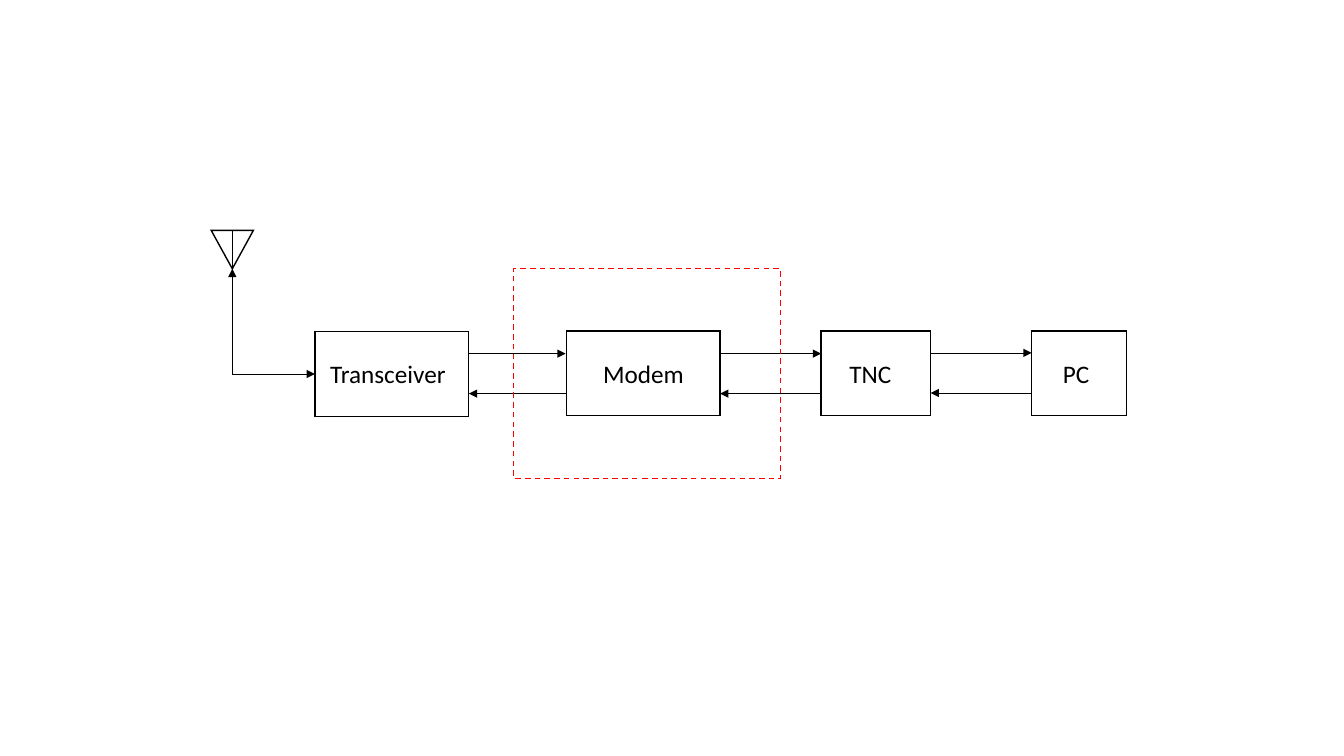
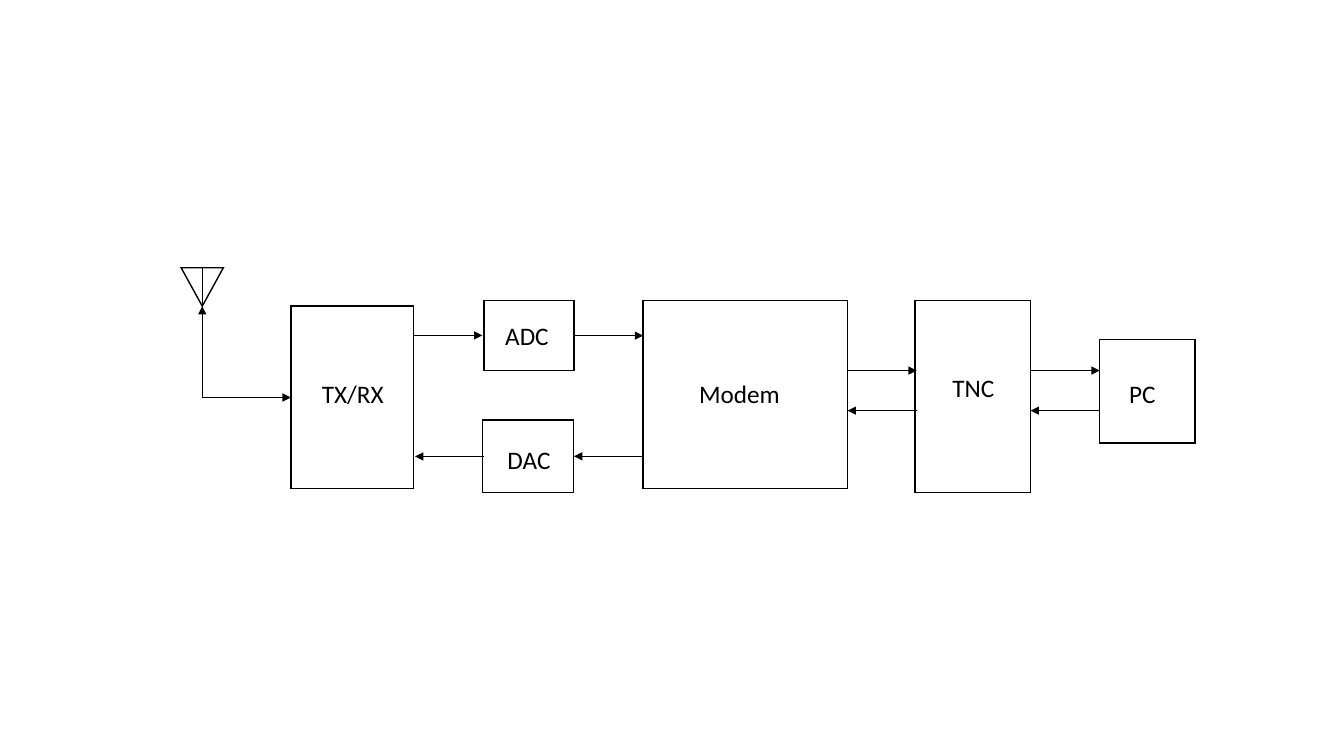
Before and after one commit to RadioInnovators/SD, a slide deck: slide 1 of Documents/Design Document/Design Document Figures.pptm. Drawn at 1344x756 pixels with LibreOffice and Linux fonts; fonts in the diff are those of the drawing. Boxes give left, top, right and bottom in pixels: in the first picture for what was removed or moved away, otherwise in the second. Text is boxed around its words. In the diff, an @@ line names an element or a change of style, - is before the commit and + after.

```diff
--- a/Documents/Design Document/Design Document Figures.pptm
+++ b/Documents/Design Document/Design Document Figures.pptm
@@ triangle: place and size @@
-triangle at (212,231,254,269)
+triangle at (181,268,224,307)
@@ line moved from (232, 231) - (232, 269) to (203, 268) - (203, 307) @@
@@ rectangle removed at (514,269,781,479) @@
@@ elbow double arrow moved from (232, 269) - (315, 374) to (203, 307) - (291, 397) @@
@@ rectangle: place and size @@
-rectangle at (315,332,469,416)
+rectangle at (291,307,413,489)
@@ rectangle added at (484,300,574,370), outline #000000 1 pt @@
@@ text added at (505,328,548,345), 18 pt, text #000000 @@
+ADC
@@ rectangle: place and size @@
-rectangle at (567,331,721,415)
+rectangle at (643,300,848,489)
@@ rectangle: place and size @@
-rectangle at (822,331,932,415)
+rectangle at (915,300,1031,493)
@@ arrow added from (413, 336) to (483, 336), #000000 0.5 pt @@
@@ arrow moved from (720, 354) - (822, 354) to (575, 336) - (643, 336) @@
@@ rectangle: place and size @@
-rectangle at (1031,331,1126,415)
+rectangle at (1100,340,1195,444)
@@ text at (322,385,384,404): text changed @@
-Transceiver
+TX/RX
@@ text "Modem": place and size @@
-text "Modem" at (603,365,684,383)
+text "Modem" at (699,385,780,403)
@@ arrow moved from (469, 354) - (566, 354) to (848, 371) - (917, 371) @@
@@ text "TNC": place and size @@
-text "TNC" at (849,366,891,383)
+text "TNC" at (952,380,994,397)
@@ arrow moved from (931, 353) - (1031, 353) to (1030, 371) - (1100, 371) @@
@@ text "PC": place and size @@
-text "PC" at (1063,366,1089,383)
+text "PC" at (1129,386,1155,403)
@@ arrow moved from (566, 394) - (469, 394) to (917, 410) - (848, 410) @@
@@ arrow moved from (1031, 393) - (931, 393) to (1100, 410) - (1030, 410) @@
@@ rectangle added at (483,420,574,493), outline #000000 1 pt @@
@@ arrow added from (484, 457) to (415, 457), #000000 0.5 pt @@
@@ text added at (507,452,550,469), 18 pt, text #000000 @@
+DAC
@@ arrow moved from (822, 394) - (720, 394) to (643, 457) - (575, 457) @@
```
Also in this commit, not shown: 3 other slides changed, 2 other files.
